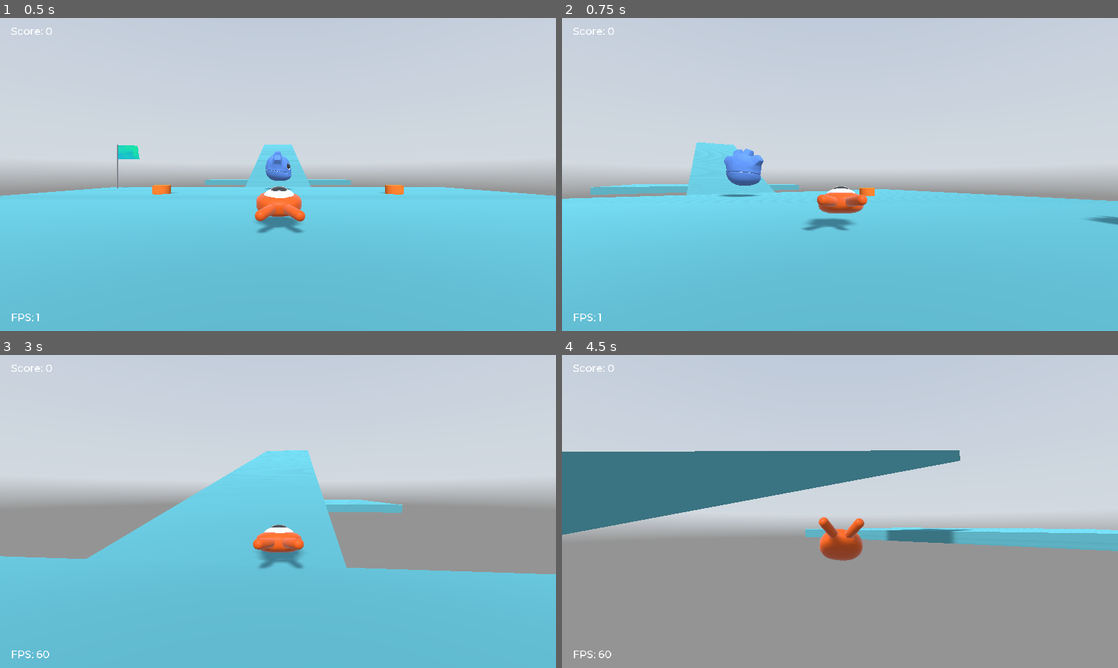
Above: before the commit, frames 1-4 (two rows, left to right).
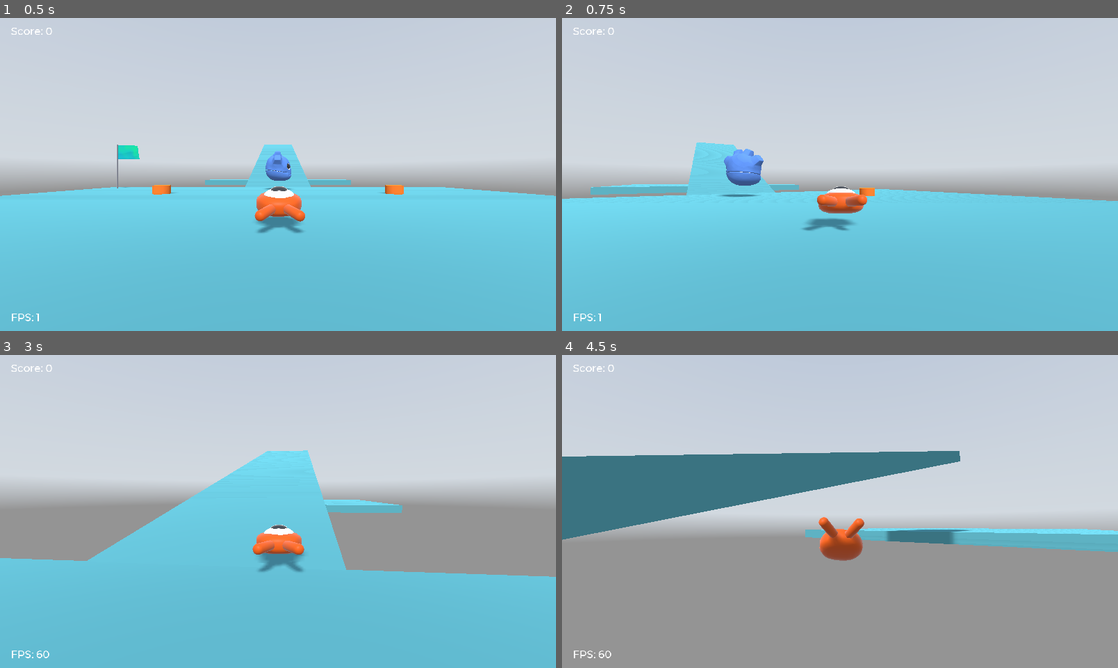
Above: after the commit, the same moments.

Repository: telmotrooper/squash-the-creeps
Game: Godot game, scene res://Main.tscn
Same seed, same stepped clock (60 frames per second), same inputs: the game is played once before the commit and once after it. A sky picture missing from this copy of the repository is replaced by a grey-blue gradient.
Inputs (mouse positions are in pixels of both pictures, inside the frame that each line leads up to):
- Up to frame 1 (0.5 s): no input
- Up to frame 2 (0.75 s): tap Enter (ui_accept) at 0.5 s; move the mouse to (867, 174) at 0.52 s; hold Up (move_forward) from 0.53 s (still down)
- Up to frame 3 (3 s): keep holding Up (move_forward); tap Space (jump) at 0.77, 1.52 s; move the mouse to (250, 511) at 1.27 s; move the mouse to (289, 505) at 2.02 s; move the mouse to (272, 517) at 2.77 s
- Up to frame 4 (4.5 s): keep holding Up (move_forward); tap Space (jump) at 3.02, 3.77 s; move the mouse to (878, 514) at 3.52 s; move the mouse to (795, 508) at 4.27 s

Frame 1 is identical in both runs. In frame 2, less than 0.1% of the frame differs, in the area x 94-100%, y 63-66%; in frame 3, 1.1%; in frame 4, 1.5%, in the area x 0-100%, y 30-63%.

Commit message:
Working on properly rotating CollisionShape

Diff:
--- a/my-3d-squash-the-creeps/Main.tscn
+++ b/my-3d-squash-the-creeps/Main.tscn
@@ -33,6 +33,7 @@
 
 [node name="Main" type="Node"]
 script = ExtResource( 2 )
+spawn_mobs = false
 
 [node name="Flag3DScene" parent="." instance=ExtResource( 12 )]
 transform = Transform( 1, 0, 0, 0, 1, 0, 0, 0, 1, -25.6379, 1.85172, -27.0031 )
--- a/my-3d-squash-the-creeps/Player.gd
+++ b/my-3d-squash-the-creeps/Player.gd
@@ -24,6 +24,12 @@
   if direction != Vector3.ZERO: # Player is moving.
     direction = direction.normalized()
     $Pivot.look_at(translation + direction, Vector3.UP)
+
+    # Move origin of CollisionShape (x,z) to origin of Pivot so we can rotate it properly.
+    $CollisionShape.global_transform.origin.x = $Pivot.global_transform.origin.x
+    $CollisionShape.global_transform.origin.z = $Pivot.global_transform.origin.z
+    $CollisionShape.rotation.y = $Pivot.rotation.y
+
 
     if Input.is_action_pressed("ui_sprint"): # Running.
       speed = 22
